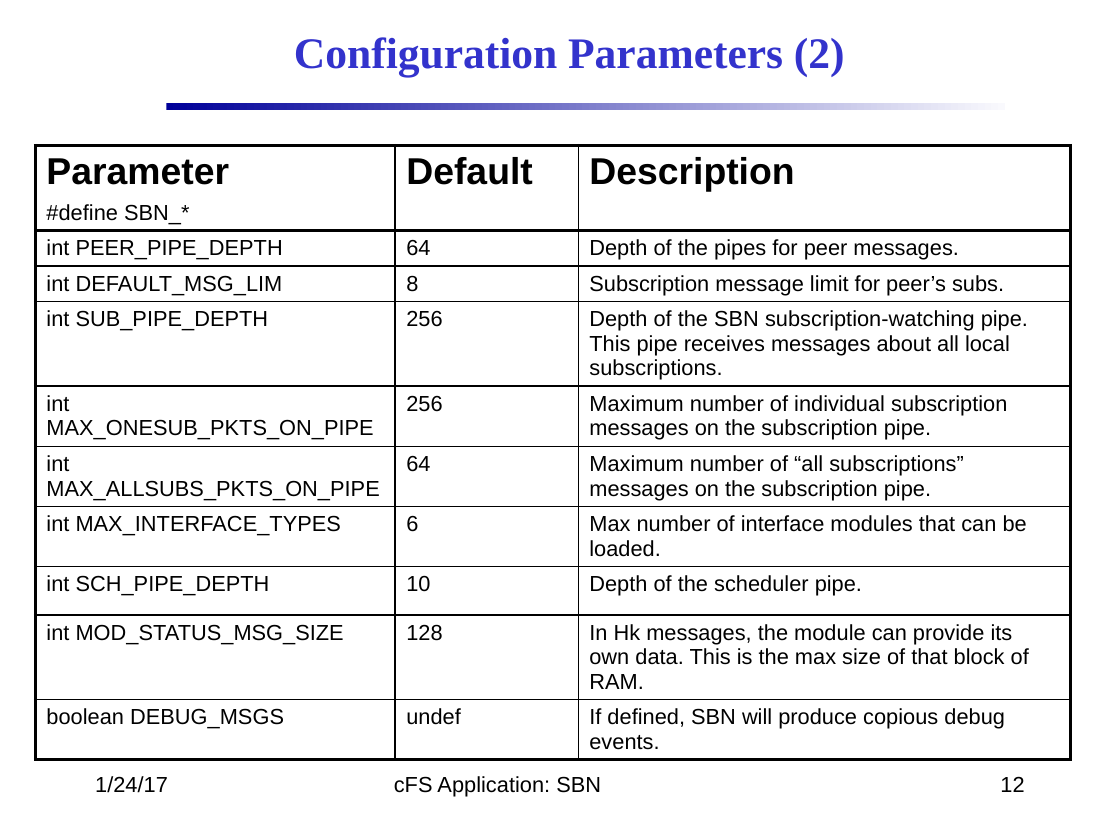
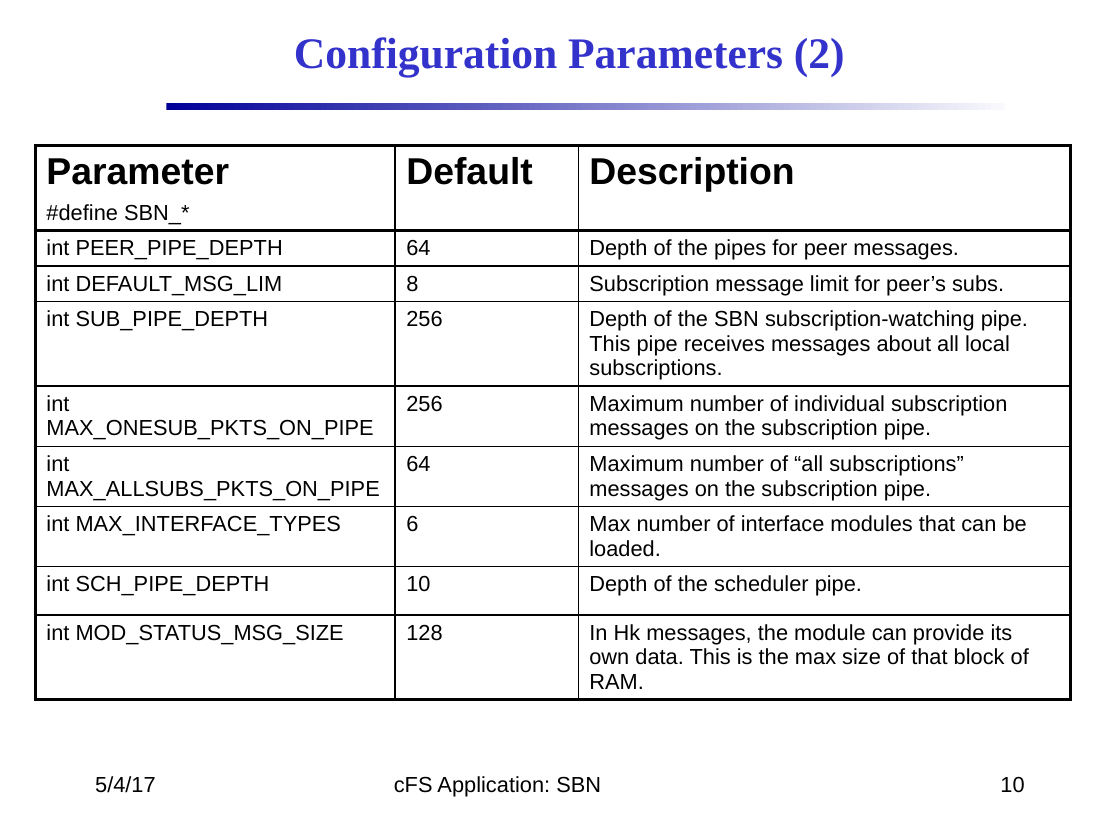
Before and after one commit to nasa/SBN, a slide deck: slide 10 of docs/SBN_Design.pptx (slide 12 before the commit). Drawn at 1120x840 pixels with LibreOffice and Linux fonts; fonts in the diff are those of the drawing; background and template pictures are left out. Boxes give left, top, right and bottom in pixels: in the first picture for what was removed or moved away, otherwise in the second. Text is boxed around its words. In the diff, an @@ line names an element or a change of style, - is before the commit and + after.

```diff
--- a/docs/SBN_Design.pptx
+++ b/docs/SBN_Design.pptx
@@ table at (35, 146, 1068, 703) @@
-row 10: boolean DEBUG_MSGS | undef | If defined, SBN will produce copious debug events.
@@ text at (95, 776, 156, 793): text changed @@
-1/24/17
+5/4/17
@@ page number at (1000, 776, 1024, 793): text changed @@
-12
+10
```
Also in this commit, not shown: 19 other slides changed, 1 slide added.
